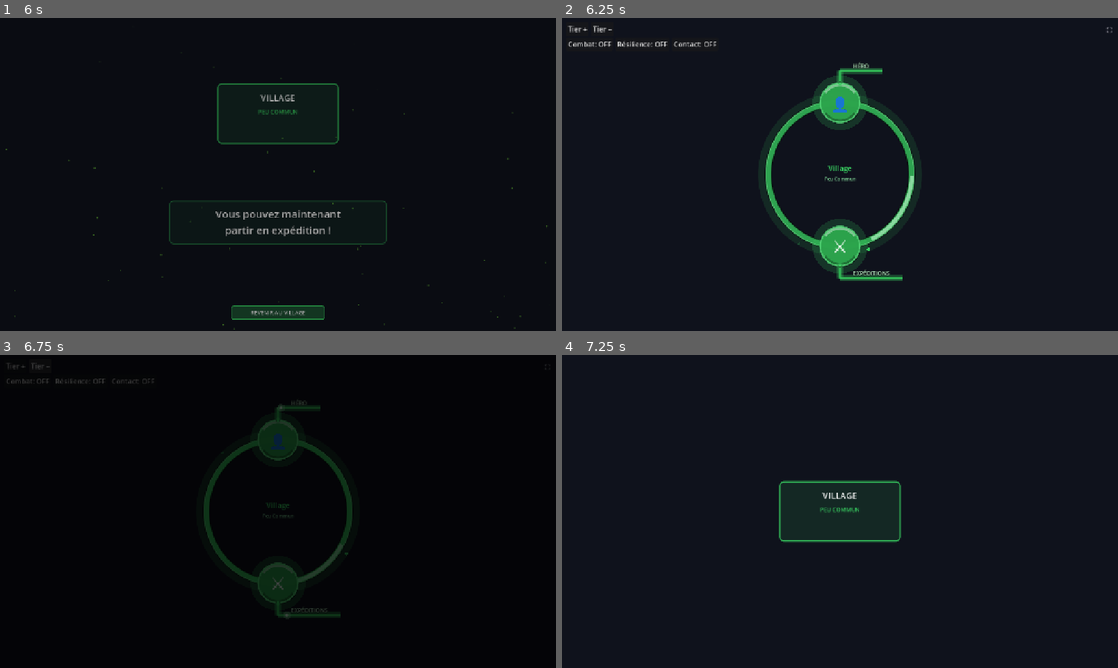
Above: before the commit, frames 1-4 (two rows, left to right).
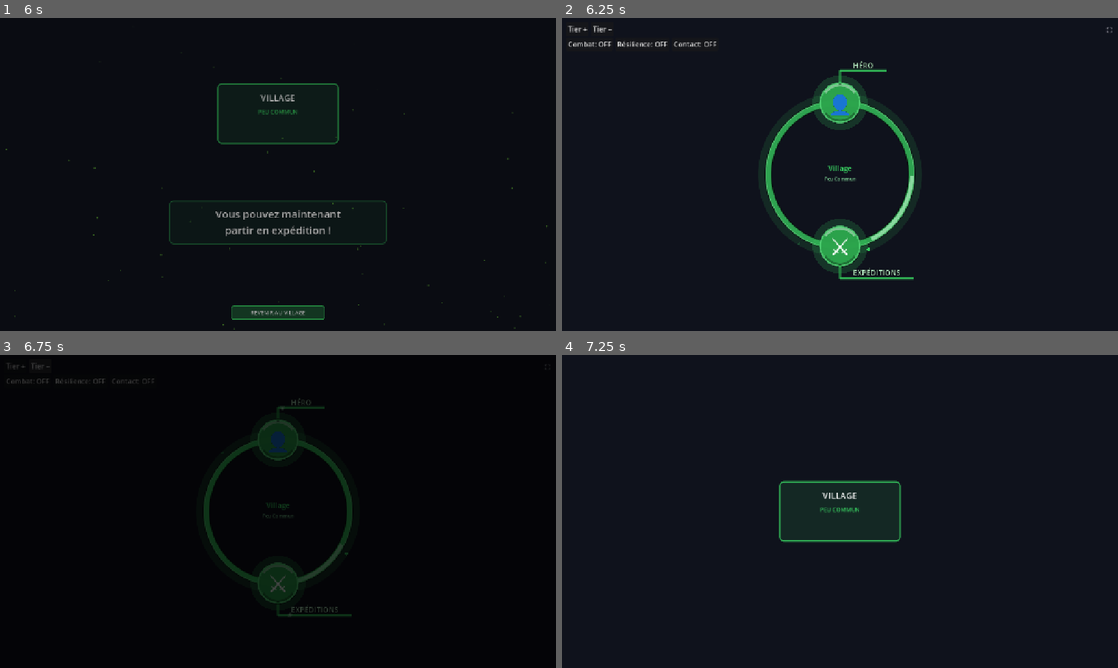
Above: after the commit, the same moments.

Repository: Rhend/Reliquary
Game: Godot game, scene res://scenes/village/village.tscn
Two runs of this game, one before a commit and one after it. Both use one fixed random seed, a clock stepped at 60 frames per second and the inputs below.
Inputs (mouse positions are in pixels of both pictures, inside the frame that each line leads up to):
- Up to frame 1 (6 s): click "Tier +" at 0.5 s; tap Enter at 1.25, 1.35, 2.85, 4.35 s; move the mouse to (400, 158) at 1.27 s; click (400, 158) at 1.42 s; tap Space at 1.52, 4.52 s; drag from (166, 190) to (250, 237) at 2.02 s; move the mouse to (333, 105) at 2.77 s; click (333, 105) at 2.92 s; drag from (250, 237) to (111, 127) at 3.52 s; move the mouse to (444, 221) at 4.27 s; click (444, 221) at 4.42 s; drag from (111, 127) to (194, 96) at 5.02 s; click "REVENIR AU VILLAGE" at 5.75 s
- Up to frame 2 (6.25 s): no input
- Up to frame 3 (6.75 s): click "Tier −" at 6.5 s
- Up to frame 4 (7.25 s): no input

Frame 1 is identical in both runs. In frame 2, 0.7% of the frame differs, in the area x 48-64%, y 13-84%; in frame 3, 0.2%; in frame 4, nothing differs.

Commit message:
feat(ui): HexItem — traits fins, icones et labels plus grands
- Icone dans le cercle : 40→56px (exploite l espace disponible)
- Label callout : 13→17px (plus lisible)
- Traits callout : halo 14px→6px, outline 3px→2px, core 2px→1.2px
- Dot et particule animée proportionnellement réduits

Co-Authored-By: Claude Sonnet 4.6 <noreply@anthropic.com>

Diff:
--- a/scenes/village/widgets/HexItem.gd
+++ b/scenes/village/widgets/HexItem.gd
@@ -19,7 +19,7 @@
 	ico.text = icon_text
 	ico.horizontal_alignment = HORIZONTAL_ALIGNMENT_CENTER
 	ico.vertical_alignment   = VERTICAL_ALIGNMENT_CENTER
-	ico.add_theme_font_size_override("font_size", 40)
+	ico.add_theme_font_size_override("font_size", 56)
 	ico.set_anchors_and_offsets_preset(Control.PRESET_FULL_RECT)
 	ico.mouse_filter = Control.MOUSE_FILTER_IGNORE
 	add_child(ico)
@@ -67,7 +67,7 @@
 
 func _callout(c: Vector2) -> void:
 	var font := ThemeDB.fallback_font
-	var fsz  := 13
+	var fsz  := 17
 	var r    := hex_radius * (0.78 if tier <= 2 else 0.92)
 
 	var text_w  := font.get_string_size(label_text, HORIZONTAL_ALIGNMENT_LEFT, -1, fsz).x
@@ -84,25 +84,20 @@
 	var base  := Color(tier_color.r, tier_color.g, tier_color.b,
 			0.90 + 0.10 * sin(_t * 1.8))
 
-	# Halo large autour de la ligne — bien visible
+	# Halo de lueur autour de la ligne
 	var glow := Color(tier_color.r, tier_color.g, tier_color.b,
 			0.28 + 0.12 * sin(_t * 1.5))
-	draw_line(p0, p1, glow, 14.0, true)
-	draw_line(p1, p2, glow, 14.0, true)
-	# Halo intermédiaire
-	var glow2 := Color(tier_color.r, tier_color.g, tier_color.b,
-			0.50 + 0.10 * sin(_t * 1.5))
-	draw_line(p0, p1, glow2, 5.0, true)
-	draw_line(p1, p2, glow2, 5.0, true)
-
-	draw_line(p0, p1, black, 3.0, true)
-	draw_line(p1, p2, black, 3.0, true)
-	draw_line(p0, p1, base, 2.0, true)
-	draw_line(p1, p2, base, 2.0, true)
-
-	var dot_r := 2.5 + 0.8 * sin(_t * 3.2)
-	draw_circle(p0, dot_r + 2.5, Color(tier_color.r, tier_color.g, tier_color.b, 0.40))
-	draw_circle(p0, dot_r + 1.5, black)
+	draw_line(p0, p1, glow, 6.0, true)
+	draw_line(p1, p2, glow, 6.0, true)
+
+	draw_line(p0, p1, black, 2.0, true)
+	draw_line(p1, p2, black, 2.0, true)
+	draw_line(p0, p1, base, 1.2, true)
+	draw_line(p1, p2, base, 1.2, true)
+
+	var dot_r := 1.8 + 0.5 * sin(_t * 3.2)
+	draw_circle(p0, dot_r + 2.0, Color(tier_color.r, tier_color.g, tier_color.b, 0.35))
+	draw_circle(p0, dot_r + 1.0, black)
 	draw_circle(p0, dot_r, base)
 
 	# Particule animée le long du callout
@@ -115,10 +110,10 @@
 		pp = p1.lerp(p2, (dist - stem_len) / bar_len)
 	var pa   := sin(prog * PI)
 	var pc   := tier_color.lightened(0.55); pc.a = pa * 0.95
-	var pcg  := Color(pc.r, pc.g, pc.b, pa * 0.45)
-	draw_circle(pp, 9.0, pcg)
-	draw_circle(pp, 4.0, pc)
-	draw_circle(pp, 1.8, Color(1.0, 1.0, 1.0, pa))
+	var pcg  := Color(pc.r, pc.g, pc.b, pa * 0.40)
+	draw_circle(pp, 5.0, pcg)
+	draw_circle(pp, 2.5, pc)
+	draw_circle(pp, 1.0, Color(1.0, 1.0, 1.0, pa))
 
 	var tx  := minf(p1.x, p2.x)
 	var tp  := Vector2(tx, p1.y - 6.0)
